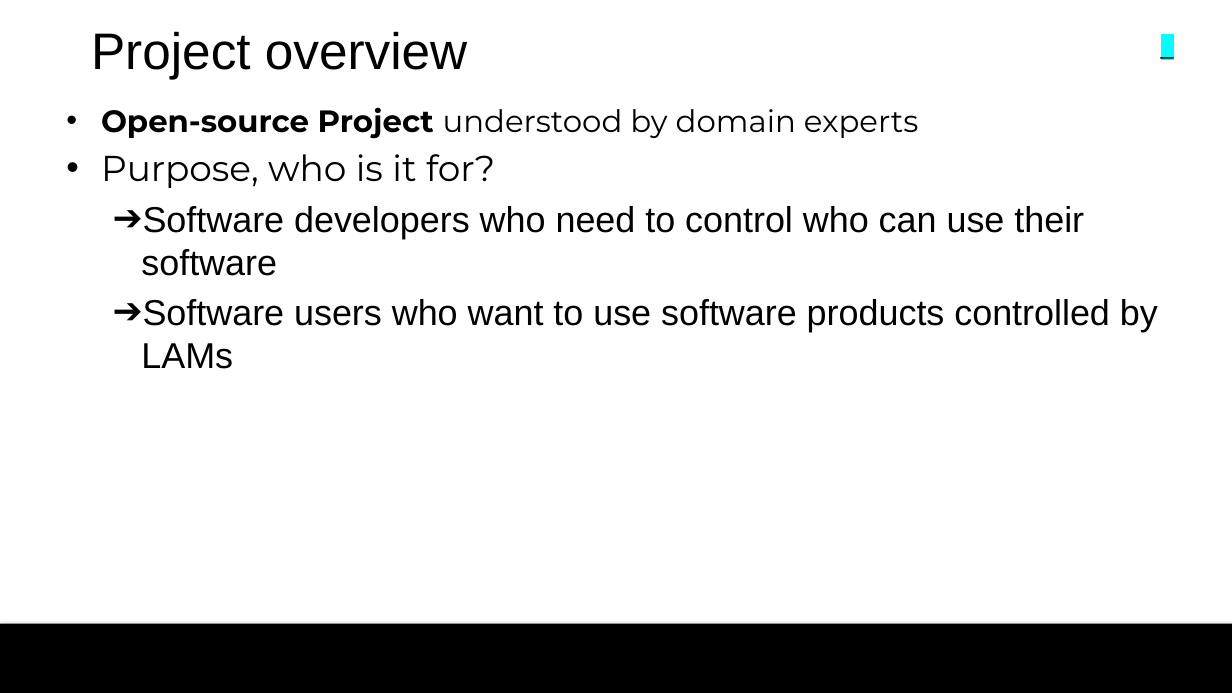
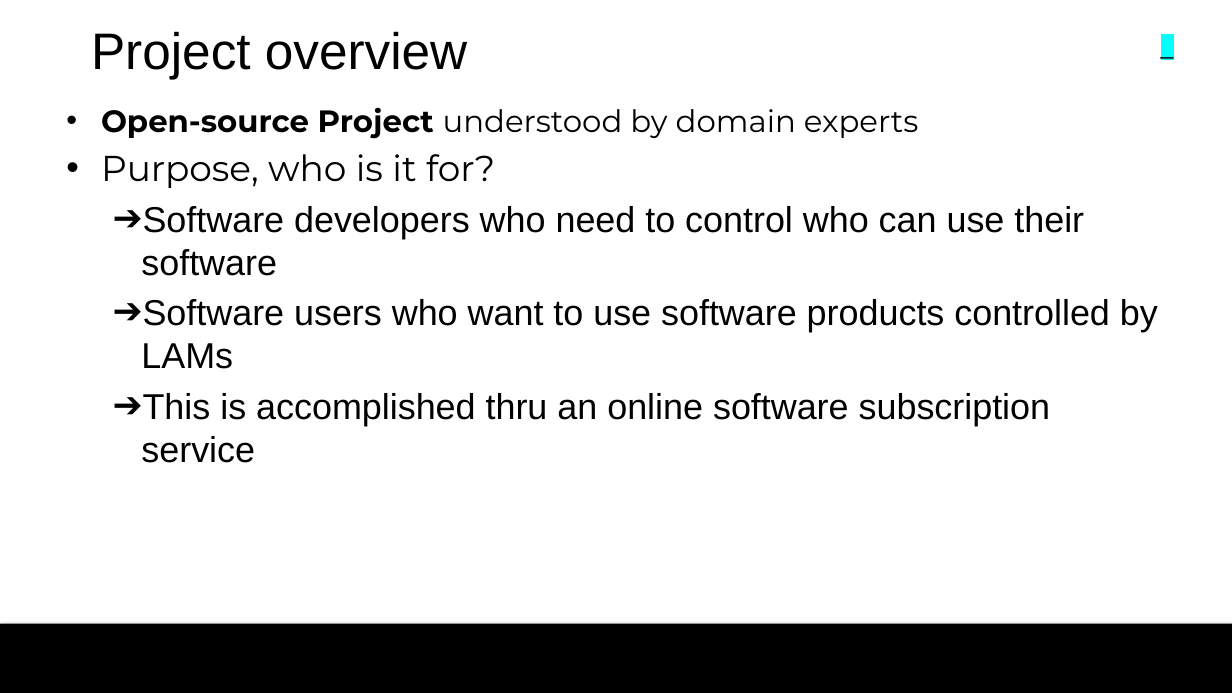
Before and after one commit to colby13king/cs5320-code, a slide deck: slide 3 of LicenseAssetManager/docs/Maintenance/MaintenancePresentation.pptx. Drawn at 1232x693 pixels with LibreOffice and Linux fonts; fonts in the diff are those of the drawing; background and template pictures are left out. Boxes give left, top, right and bottom in pixels: in the first picture for what was removed or moved away, otherwise in the second. Text is boxed around its words. In the diff, an @@ line names an element or a change of style, - is before the commit and + after.

```diff
--- a/LicenseAssetManager/docs/Maintenance/MaintenancePresentation.pptx
+++ b/LicenseAssetManager/docs/Maintenance/MaintenancePresentation.pptx
@@ text at bbox=[141, 393, 1050, 463]: paragraph added @@
+  ➔ This is accomplished thru an online software subscription service
```
Also in this commit, not shown: 2 other slides changed, 1 slide added, 3 other files.
